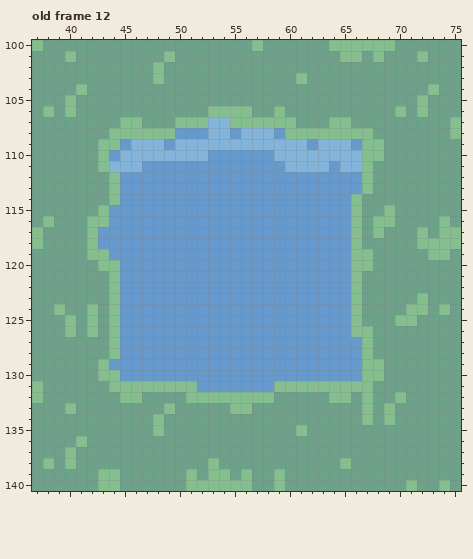
A pixel-art file gets an edit: maps/_tilesets/Overworld-edit2.aseprite. The first picture shows the starting point.
640x576 pixels, 12 frames. Colours within 5 levels of each other are drawn and written as one. Shown: old frame 12: x 37..75, y 100..140. The commit also changed other frames or places, which this record leaves out.
The result:
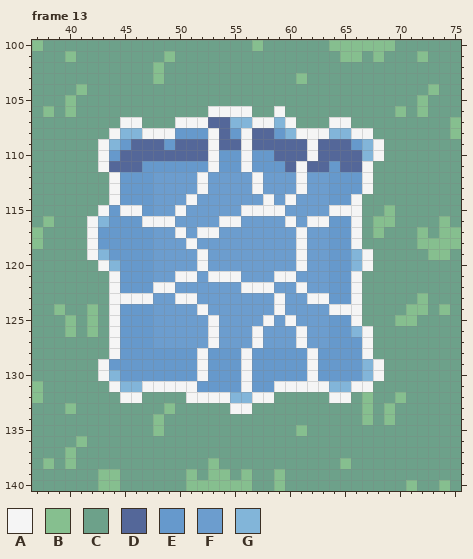
Palette (. is transparent): A #f5f5f5  B #86bf8f  C #6da18a  D #546799  E #6699cc  F #6c9dce  G #82b5d9
A new or re-ordered frame is compared with the old frame closest to it.
Edits made:
frames 12 -> 14
Frame 13 is new; against old frame 12:
y 106: x 53..56 BBBB -> AAAA; x 59 B -> A
y 107: x 45..46 BB -> AA; x 50..60 BBBGGBBBBBB -> AAADDGGAAGA; x 64..65 BB -> AA
y 108: x 44..49 BBBBBB -> AGGAAA; x 53..54 GG -> AD; x 56..58 GGG -> ADD; x 60..67 BBBBBBBB -> GAAAGGAA
y 109: x 43..44 BB -> AG; x 46..48 GGG -> DDD; x 50..65 GGGGGGGGGGGGEGGG -> DDDADDADDDDDADDD; x 67..68 BB -> GA
y 110: x 43 B -> A; x 45..53 GGGGGGGGE -> DDDDDDDDA; x 56 E -> A; x 59..68 GGGGGGGGBB -> DDDADDDDGA
y 111: x 43..46 BGGG -> ADDD; x 53 E -> A; x 56 E -> A; x 60..63 GGGG -> DADD; x 65..67 GGB -> DDA
y 112..113: x 44 B -> A; x 48..63 EEEEEEEEEEEEEEEE -> FFFFAFFFFAFFFAFF; x 67 B -> A
y 114: x 44 B -> A; x 48..63 EEEEEEEEEEEEEEEE -> FFFAFFFFFFAFAFFF; x 66 B -> A
y 115: x 43 B -> A; x 45..46 EE -> AA; x 48..66 EEEEEEEEEEEEEEEEEEB -> FFAFFFFFAAAAFFFFAAA
y 116: x 42..43 BB -> AG; x 47..63 EEEEEEEEEEEEEEEEE -> AAAFFFFAAFFFFAFAA; x 66 B -> A
y 117: x 42 B -> A; x 48..63 EEEEEEEEEEEEEEEE -> FFAFAAFFFFFFFAFF; x 66 B -> A
y 118: x 42 B -> A; x 48..63 EEEEEEEEEEEEEEEE -> FFFAFFFFFFFFFAFF; x 66 B -> A
y 119: x 42..43 BB -> AG; x 48..63 EEEEEEEEEEEEEEEE -> FFFFAFFFFFFFFAFF; x 66..67 BB -> GA
y 120: x 43..44 BB -> AG; x 48..63 EEEEEEEEEEEEEEEE -> FFFFAFFFFFFFFAFF; x 66..67 BB -> GA
y 121: x 44 B -> A; x 48..63 EEEEEEEEEEEEEEEE -> FFAAFAAAFFFAAFFF; x 66 B -> A
y 122: x 44 B -> A; x 48..63 EEEEEEEEEEEEEEEE -> AAFFFFFFAAAFFAFF; x 66 B -> A
y 123: x 44..63 BEEEEEEEEEEEEEEEEEEE -> AAAAFFAAFFFFFFFAFFAA; x 66 B -> A
y 124: x 44 B -> A; x 48..66 EEEEEEEEEEEEEEEEEEB -> FFFFAFFFFFFAFFFFAAA
y 125: x 44 B -> A; x 48..63 EEEEEEEEEEEEEEEE -> FFFFFAFFFFAFAFFF; x 66 B -> A
y 126: x 44 B -> A; x 48..63 EEEEEEEEEEEEEEEE -> FFFFFAFFFAFFFAFF; x 66..67 BB -> GA
y 127: x 44 B -> A; x 48..63 EEEEEEEEEEEEEEEE -> FFFFFAFFFAFFFAFF; x 67 B -> A
y 128: x 44 B -> A; x 52 E -> A; x 56 E -> A; x 62 E -> A; x 67 B -> A
y 129: x 43 B -> A; x 52 E -> A; x 56 E -> A; x 62 E -> A; x 67..68 BB -> GA
y 130: x 43..44 BB -> AG; x 52 E -> A; x 56 E -> A; x 62 E -> A; x 67..68 BB -> GA
y 131: x 44..51 BBBBBBBB -> AGGAAAAA; x 56 E -> A; x 59..67 BBBBBBBBB -> AAAAAGGAA
y 132: x 45..46 BB -> AA; x 51..58 BBBBBBBB -> AAAAGGAA; x 64..65 BB -> AA
y 133: x 55..56 BB -> AA
Changed places in both pictures, as pixel boxes (x1, y1, x2, y2):
changed: (87, 106, 384, 414)
